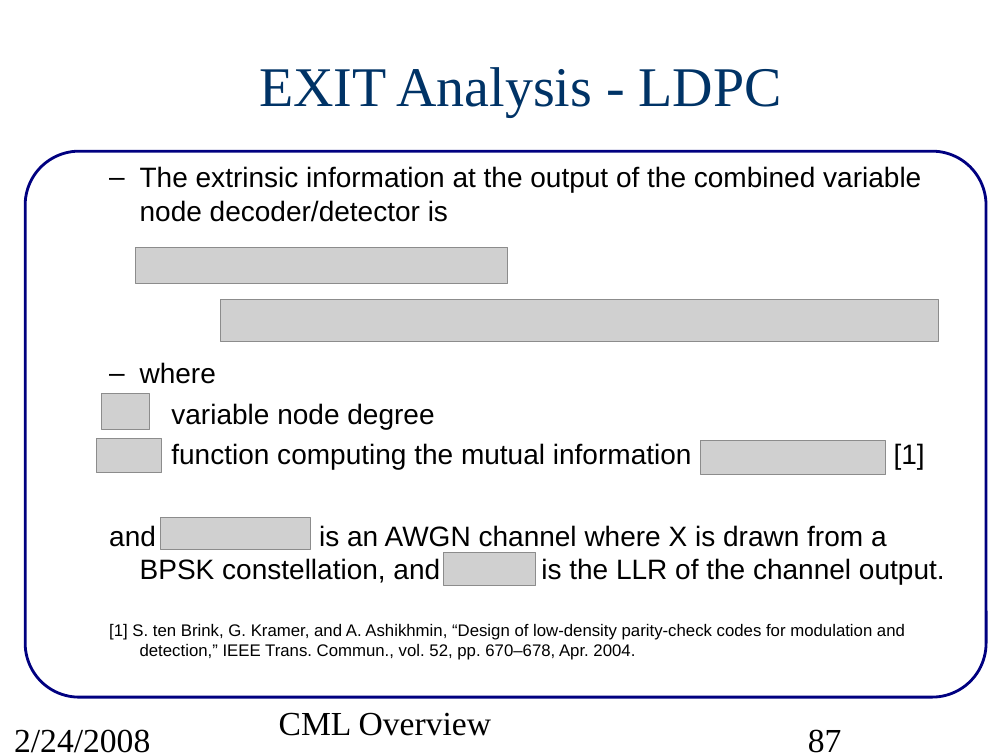
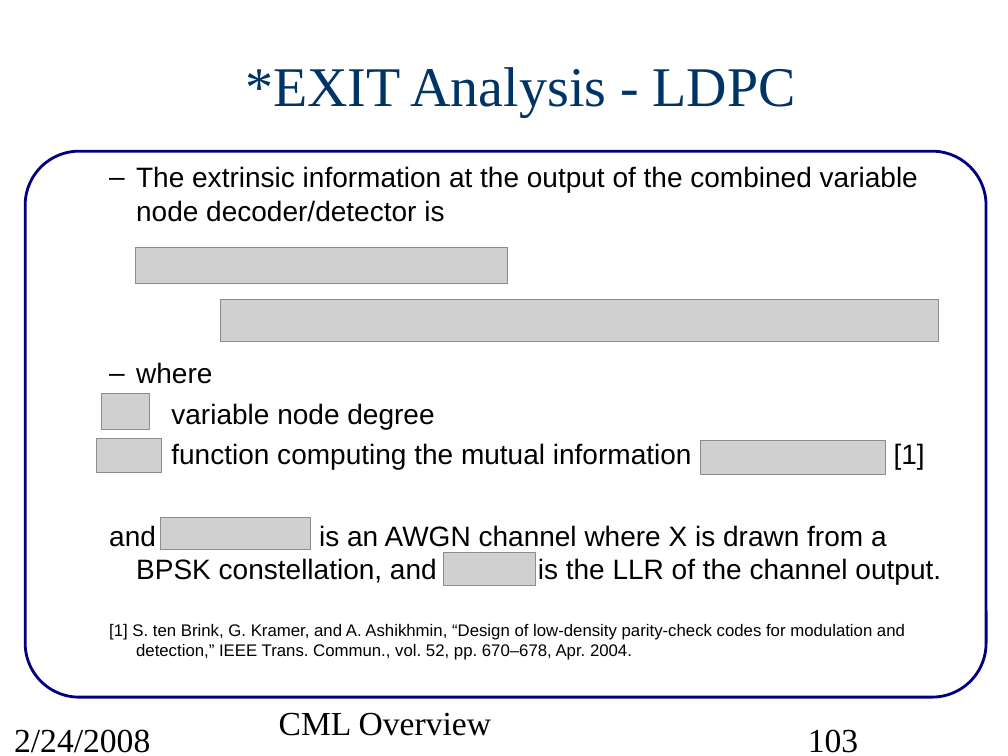
Before and after one commit to marcusmueller/iscml, a slide deck: slide 103 of pcs/projects/cml/doc/src/CMLoverview.ppt (slide 87 before the commit). Drawn at 1008x756 pixels with LibreOffice and Linux fonts; fonts in the diff are those of the drawing; grey boxes stand for pictures. Boxes give left, top, right and bottom in pixels: in the first picture for what was removed or moved away, otherwise in the second. Text is boxed around its words. In the diff, an @@ line names an element or a change of style, - is before the commit and + after.

Commit message:
Bug fix in J() mutual information function. Modification to DncTwrc, LdpcHmat, ExitP2P scenario files.

```diff
--- a/pcs/projects/cml/doc/src/CMLoverview.ppt
+++ b/pcs/projects/cml/doc/src/CMLoverview.ppt
@@ title at bbox=[245, 67, 796, 117]: text changed @@
-EXIT Analysis - LDPC
+*EXIT Analysis - LDPC
@@ text "The extrinsic information at the ..." at bbox=[109, 166, 941, 660]: indent changed @@
@@ page number at bbox=[808, 729, 858, 753]: text changed @@
-87
+103
```
Also in this commit, not shown: 91 other slides changed, 17 slides added, 4 other files.
